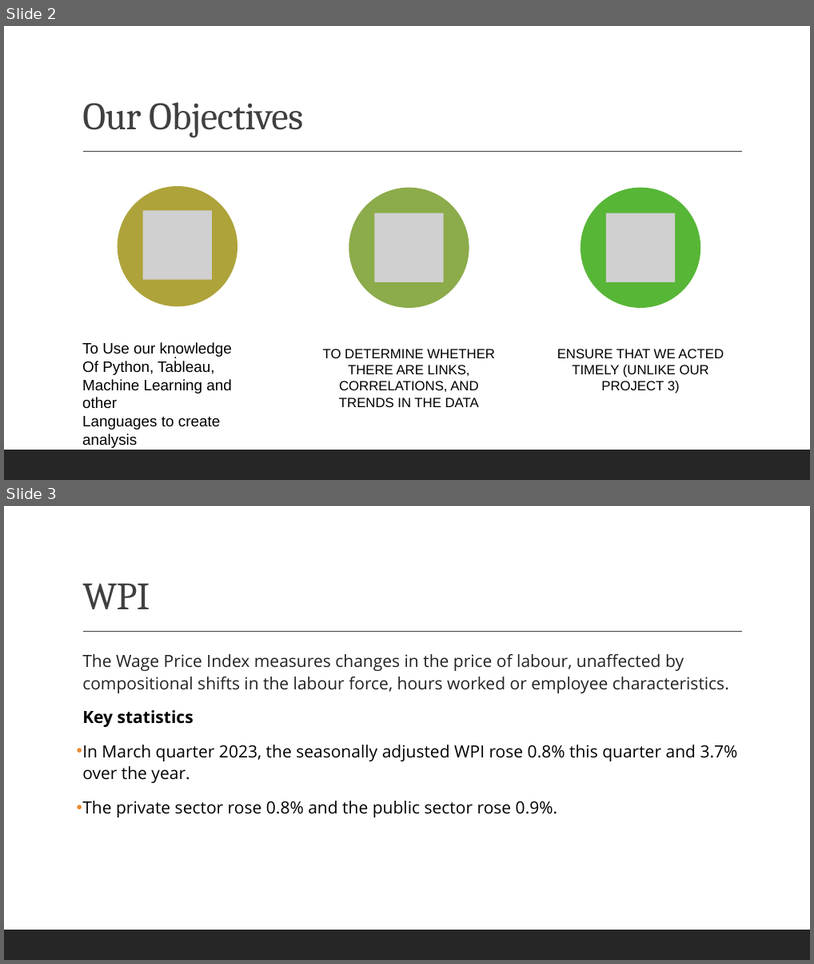
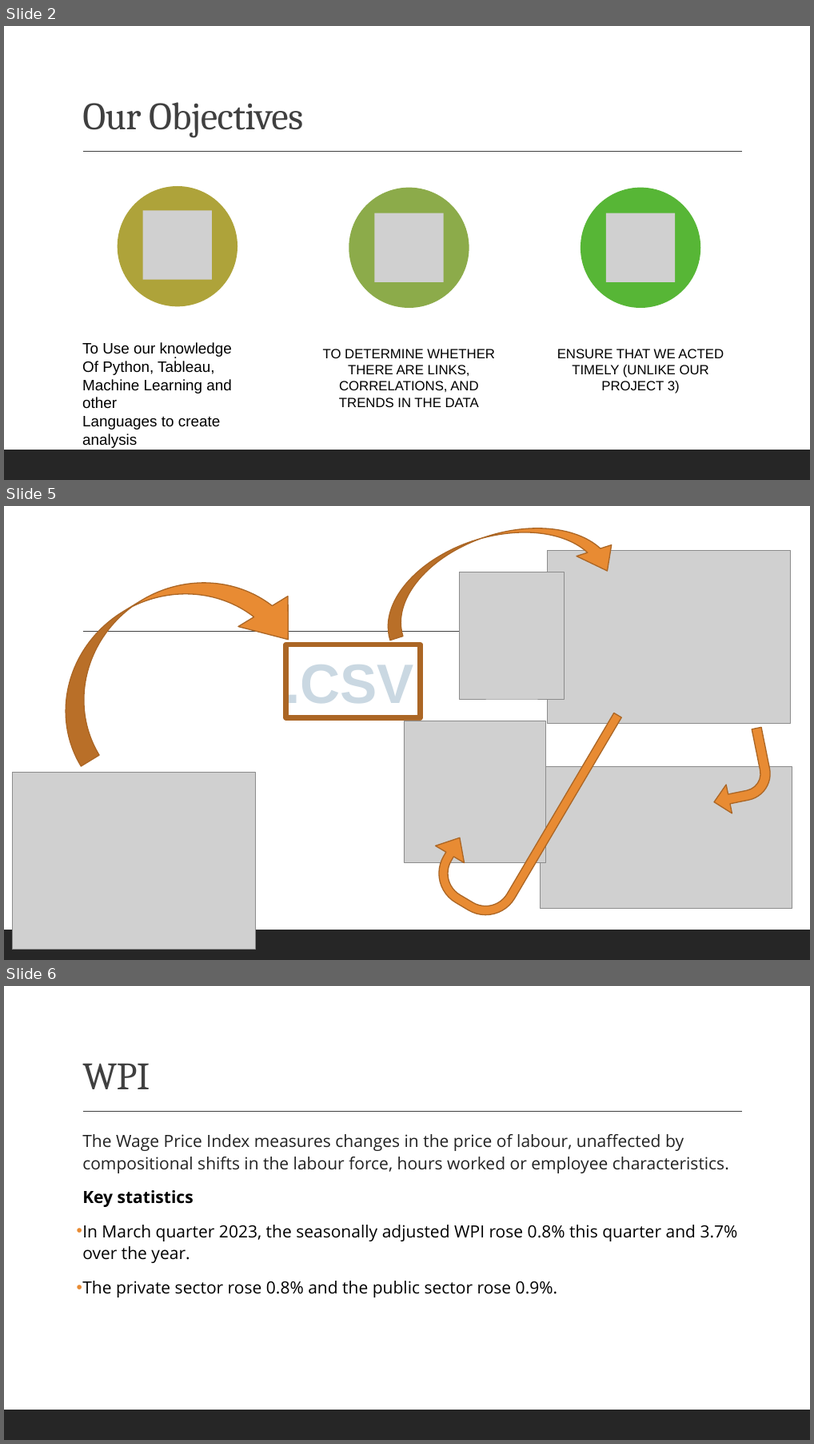
Before and after one commit to richard-allenn/project-4, a slide deck: Project 4.pptx. Shown one above the other, each under a label of ours: slides 2 and 3 before the commit, slides 2, 5 and 6 after it; the slides between them are not shown. The pictures are 814x964 and 814x1444 pixels, drawn with LibreOffice and Linux fonts; fonts in the diff are those of the drawing; grey boxes stand for pictures. Boxes give left, top, right and bottom in pixels: in the first picture for what was removed or moved away, otherwise in the second. Text is boxed around its words. In the diff, an @@ line names an element or a change of style, - is before the commit and + after.

```diff
--- a/Project 4.pptx
+++ b/Project 4.pptx
@@ slide 5 added at (4,506,810,960), background #FFFFFF; not listed: 2 template elements that a slide beside it also shows @@
@@ curved left arrow added at (370,506,625,640), fill #E88B33, outline #AC6726 1.25 pt @@
@@ curved left arrow added at (24,530,314,766), fill #E88B33, outline #AC6726 1.25 pt @@
@@ picture added at (547,550,790,723) @@
@@ picture added at (460,572,565,699) @@
@@ rectangle added at (286,644,420,718), outline #AC6726 6 pt @@
@@ text added at (285,658,414,712), 66 pt, text pattern #243541 on #CAD8E2, bold @@
+.CSV
@@ uturn arrow added at (416,668,622,927), fill #E88B33, outline #AC6726 1.25 pt @@
@@ picture added at (404,720,546,862) @@
@@ bent arrow added at (702,727,778,816), fill #E88B33, outline #AC6726 1.25 pt @@
@@ picture added at (540,766,792,908) @@
@@ picture added at (13,772,256,949) @@
@@ what was slide 3 is now slide 6 @@
```
Also in this commit, not shown: 1 slide changed, 2 other slides added.
